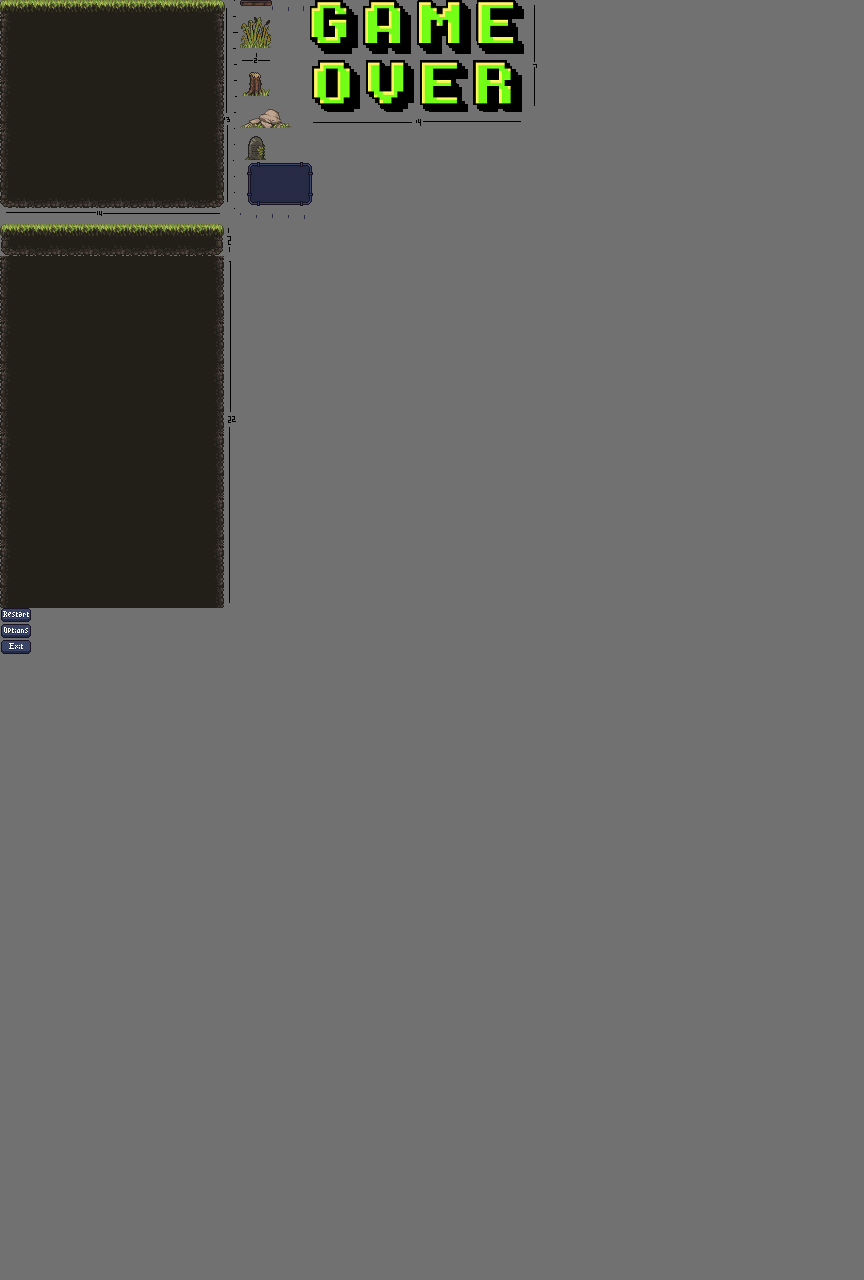
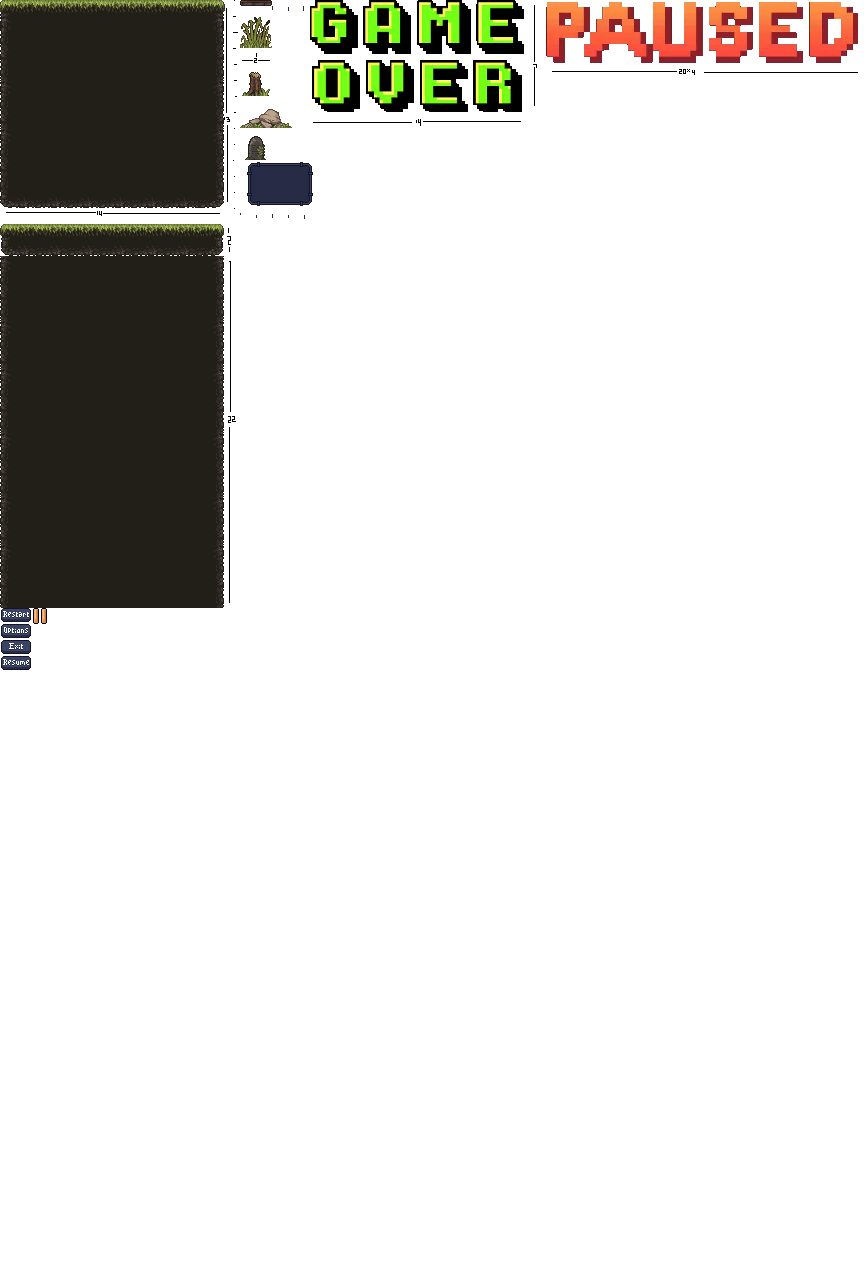
Revision of a layered w=864, h=1280 image; what changed, layer by layer:
added layer "Layer 10" above "Layer 9" over [546, 2, 858, 63]
added layer "Layer 9" above "Layer 8" over [1, 656, 31, 670]
painted on "Layer 8" over [33, 31, 858, 624]
hid "Layer 1" over [0, 0, 864, 1280]
